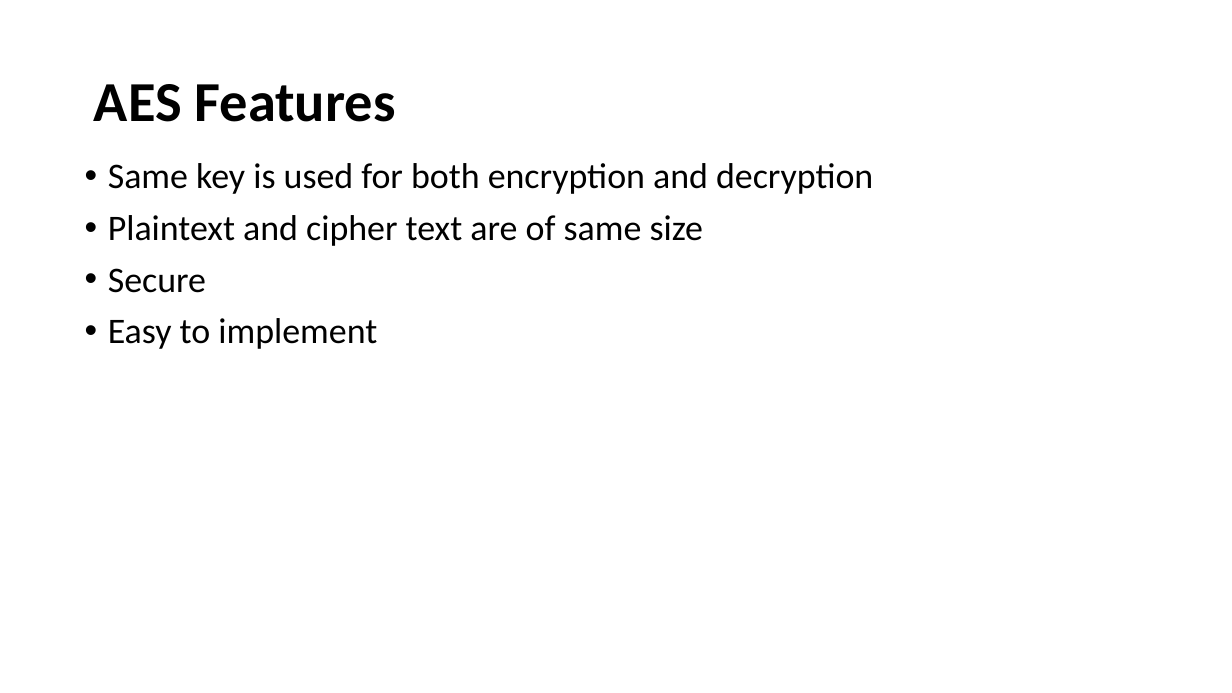
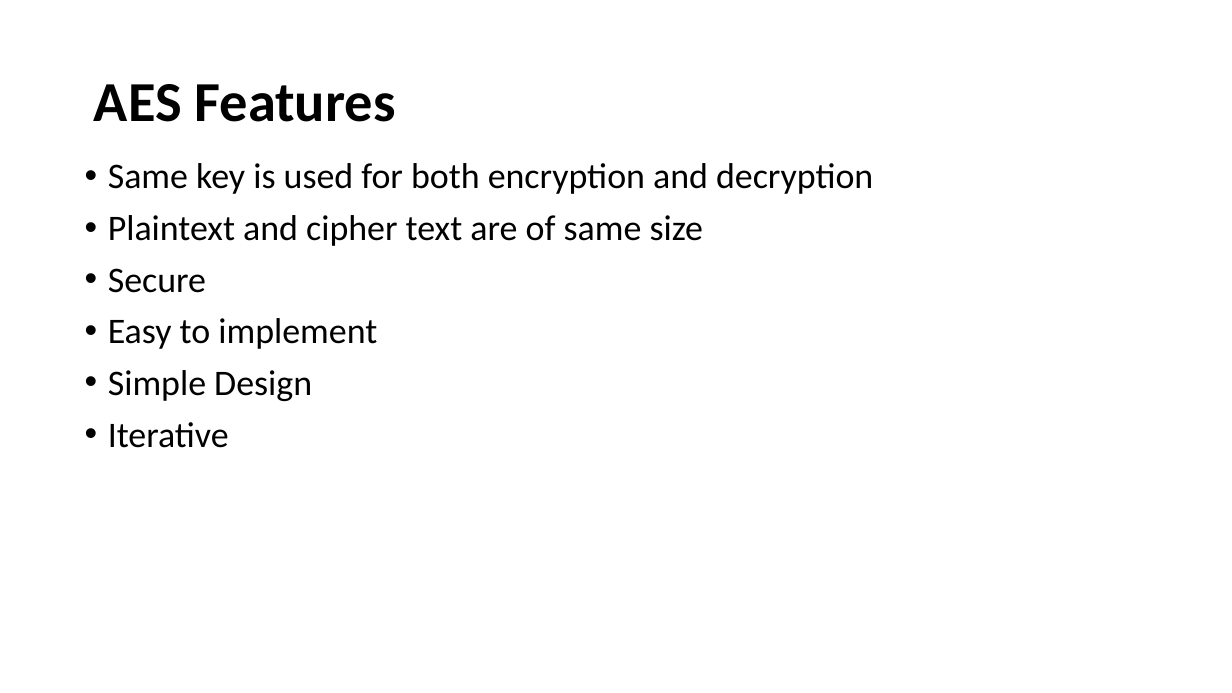
Before and after one commit to himajakethiri/securityalgorithm, a slide deck: slide 4 of Final Project/Advanced Encryption Standard(AES).pptx. Drawn at 1232x693 pixels with LibreOffice and Linux fonts; fonts in the diff are those of the drawing. Boxes give left, top, right and bottom in pixels: in the first picture for what was removed or moved away, otherwise in the second. Text is boxed around its words. In the diff, an @@ line names an element or a change of style, - is before the commit and + after.

```diff
--- a/Final Project/Advanced Encryption Standard(AES).pptx
+++ b/Final Project/Advanced Encryption Standard(AES).pptx
@@ text at [108, 370, 312, 448]: paragraphs added @@
+• Simple Design
+• Iterative
```
Also in this commit, not shown: 3 other slides changed, 3 slides added, 3 slides removed.
